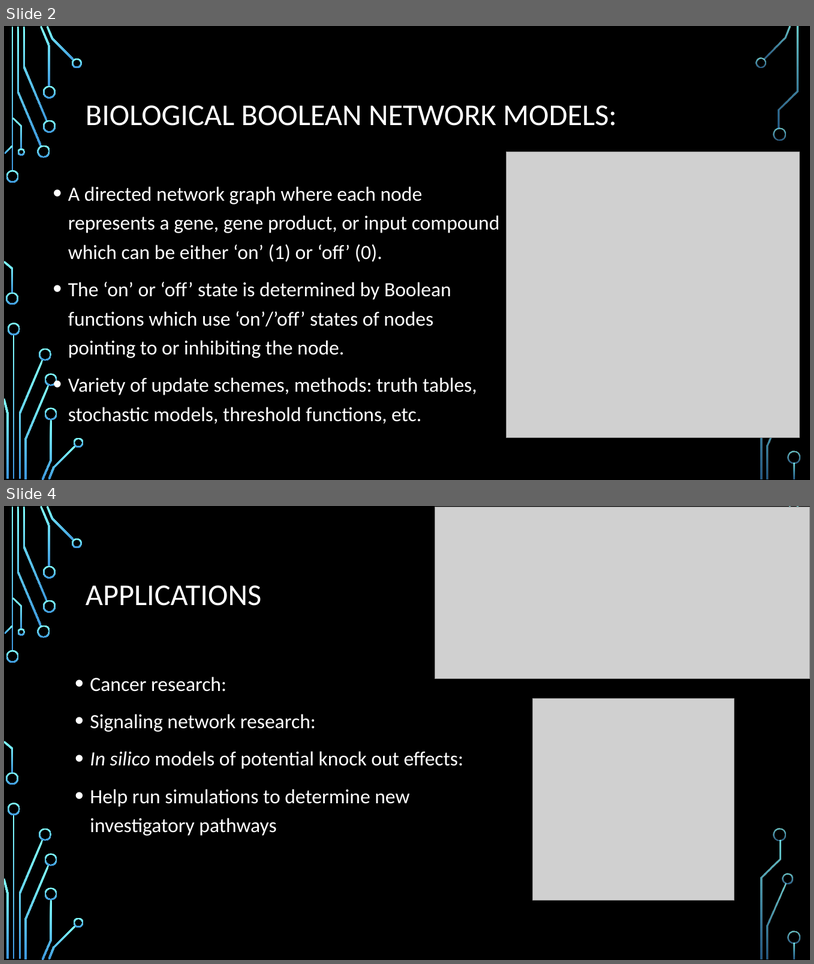
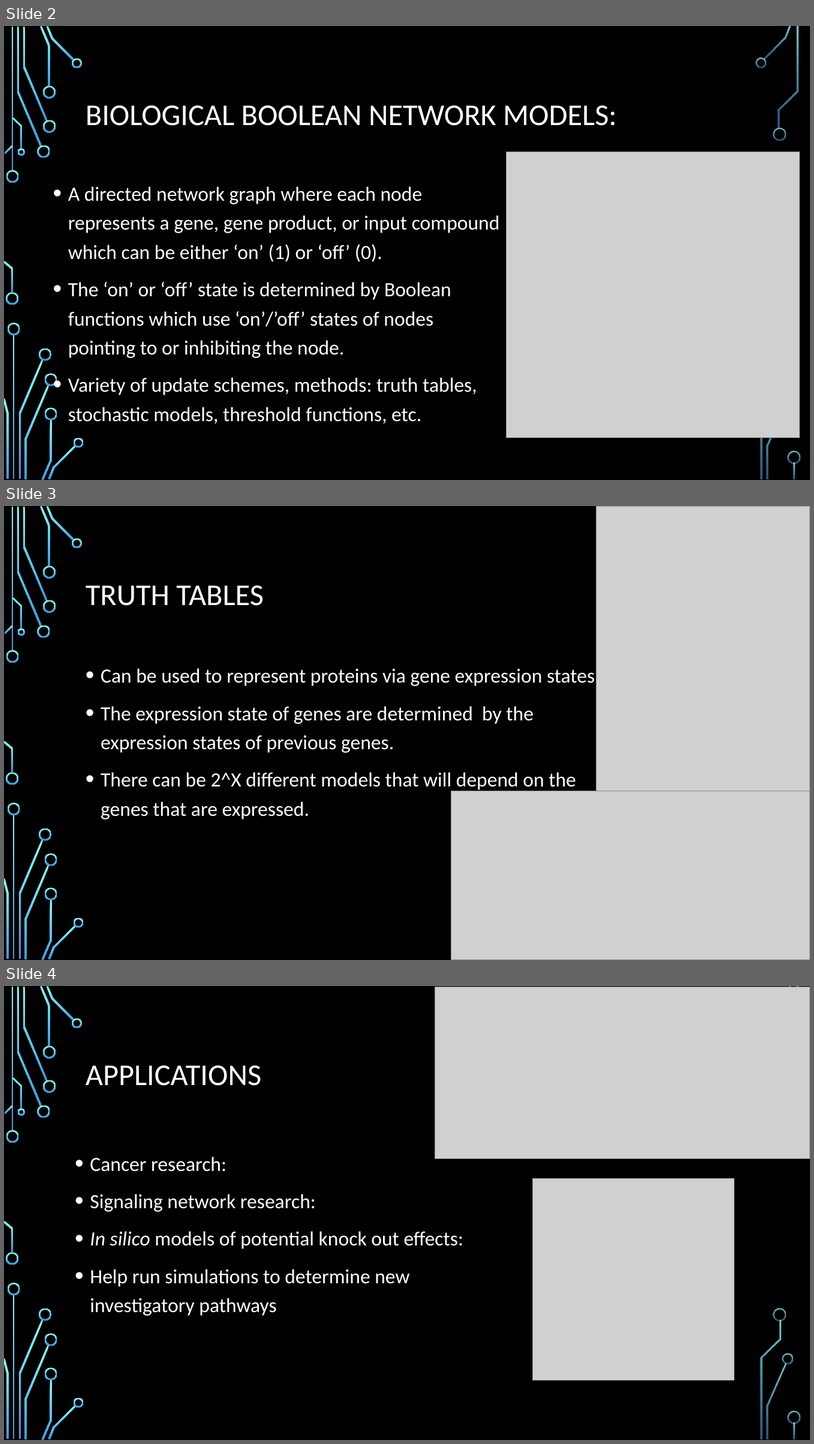
Before and after one commit to saleisha57/Bioinformatics_Final, a slide deck: Bioinformatics Project Slides_Better.pptx. Shown one above the other, each under a label of ours: slides 2 and 4 before the commit, slides 2, 3 and 4 after it; the slides between them are not shown. The pictures are 814x964 and 814x1444 pixels, drawn with LibreOffice and Linux fonts; fonts in the diff are those of the drawing; grey boxes stand for pictures; background and template pictures are left out. Boxes give left, top, right and bottom in pixels: in the first picture for what was removed or moved away, otherwise in the second. Text is boxed around its words. In the diff, an @@ line names an element or a change of style, - is before the commit and + after.

```diff
--- a/Bioinformatics Project Slides_Better.pptx
+++ b/Bioinformatics Project Slides_Better.pptx
@@ slide 3 added at (4,506,810,960), background picture (left out); not listed: 31 template elements that a slide beside it also shows @@
@@ picture added at (597,506,810,791) @@
@@ title added at (86,585,264,606), 36 pt, text #FFFFFF @@
+TRUTH TABLES
@@ text added at (101,666,600,819), 24 pt, text #FFFFFF @@
+• Can be used to represent proteins via gene expression states.
+• The expression state of genes are determined by the expression states of previous genes.
+• There can be 2^X different models that will depend on the genes that are expressed.
@@ picture added at (452,791,810,960) @@
```
Also in this commit, not shown: 2 slides changed, 1 other slide added, 1 slide removed.
